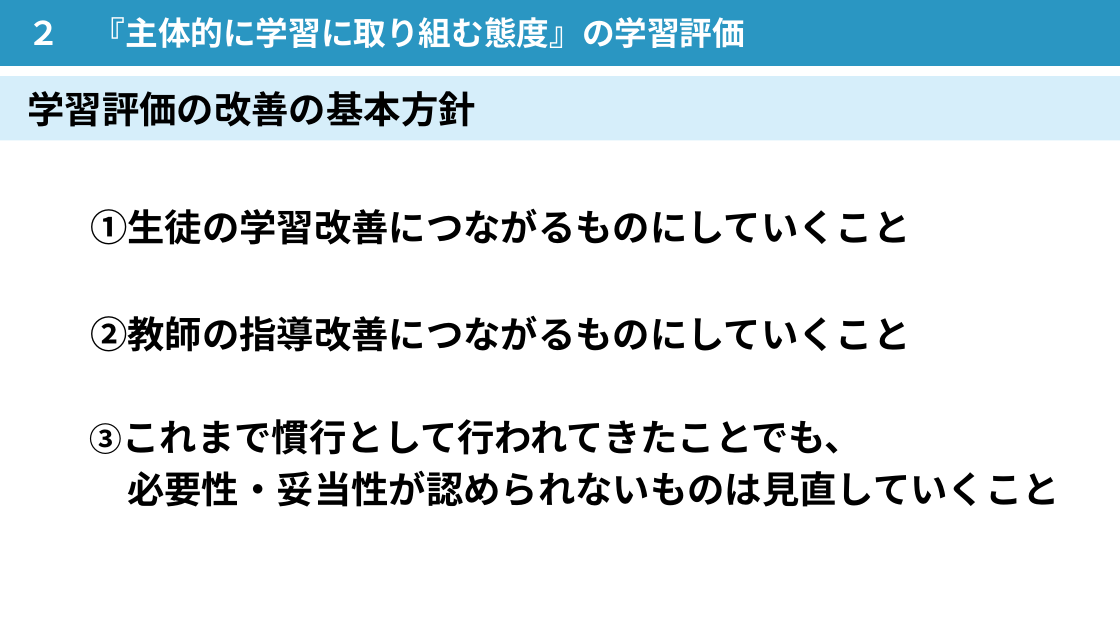
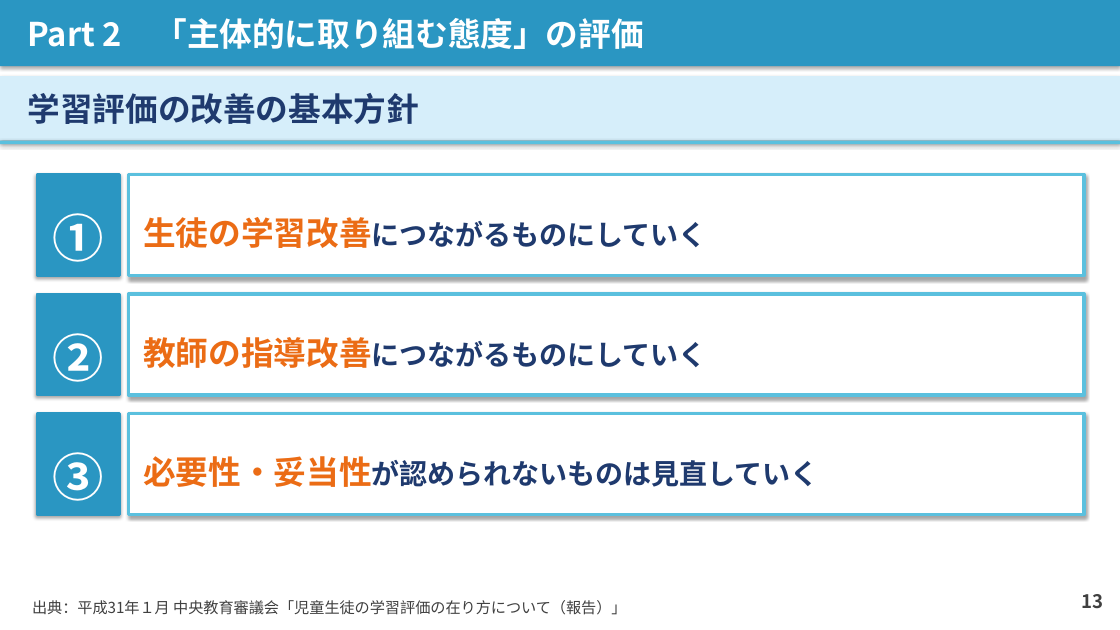
Before and after one commit to contynet730-star/con30, a slide deck: slide 13 of 講義スライド_石神井南中_20260603.pptx. Drawn at 1120x630 pixels with LibreOffice and Linux fonts; fonts in the diff are those of the drawing. Boxes give left, top, right and bottom in pixels: in the first picture for what was removed or moved away, otherwise in the second. Text is boxed around its words. In the diff, an @@ line names an element or a change of style, - is before the commit and + after.

```diff
--- a/講義スライド_石神井南中_20260603.pptx
+++ b/講義スライド_石神井南中_20260603.pptx
@@ rectangle "Part 2 「主体的に取り組む態度」の評価" at <box>0,0,1120,66</box>: shadow on @@
@@ text in rectangle at <box>28,18,643,49</box>: text changed @@
-２ 『主体的に学習に取り組む態度』の学習評価
+Part 2 「主体的に取り組む態度」の評価
@@ rectangle "学習評価の改善の基本方針" at <box>0,76,1120,141</box>: size 32 to 28 pt, text colour #000000 to #1F3A6E; shadow on @@
@@ rectangle added at <box>0,140,1120,144</box>, fill #5BC0DE @@
@@ rectangle added at <box>37,175,119,276</box>, fill #2A96C2, outline #2A96C2 2 pt, 44 pt, text #FFFFFF, bold @@
+①
@@ rectangle added at <box>129,175,1084,276</box>, fill #FFFFFF, outline #5BC0DE 3 pt, 24 pt, text #1F3A6E, bold @@
+生徒の学習改善につながるものにしていく
@@ text removed at <box>90,208,911,245</box> @@
-①生徒の学習改善につながるものにしていくこと
@@ rectangle added at <box>37,294,119,395</box>, fill #2A96C2, outline #2A96C2 2 pt, 44 pt, text #FFFFFF, bold @@
+②
@@ rectangle added at <box>129,294,1084,395</box>, fill #FFFFFF, outline #5BC0DE 3 pt, 24 pt, text #1F3A6E, bold @@
+教師の指導改善につながるものにしていく
@@ text removed at <box>90,315,911,352</box> @@
-②教師の指導改善につながるものにしていくこと
@@ rectangle added at <box>37,413,119,514</box>, fill #2A96C2, outline #2A96C2 2 pt, 44 pt, text #FFFFFF, bold @@
+③
@@ rectangle "必要性・妥当性が認められないものは見直していく": place and size @@
-rectangle "必要性・妥当性が認められないものは見直していく" at <box>123,419,1060,507</box>
+rectangle "必要性・妥当性が認められないものは見直していく" at <box>129,413,1084,514</box>
@@ rectangle "必要性・妥当性が認められないものは見直していく" at <box>129,413,1084,514</box>: vertical alignment top to middle; fill none to #FFFFFF; outline none to #5BC0DE 3 pt; shadow on @@
@@ text in rectangle at <box>143,456,819,487</box>: text changed; size 32 to 24 pt; text colour #000000 to #1F3A6E @@
-③これまで慣行として行われてきたことでも、
-必要性・妥当性が認められないものは見直していくこと
+必要性・妥当性が認められないものは見直していく
@@ text added at <box>1081,594,1103,608</box>, 16 pt, text #404040, bold @@
+13
@@ text added at <box>32,600,626,615</box>, 13 pt, text #404040 @@
+出典：平成31年１月 中央教育審議会「児童生徒の学習評価の在り方について（報告）」
```
Also in this commit, not shown: 19 other slides changed, 7 slides added, 7 slides removed, 1 other file.
